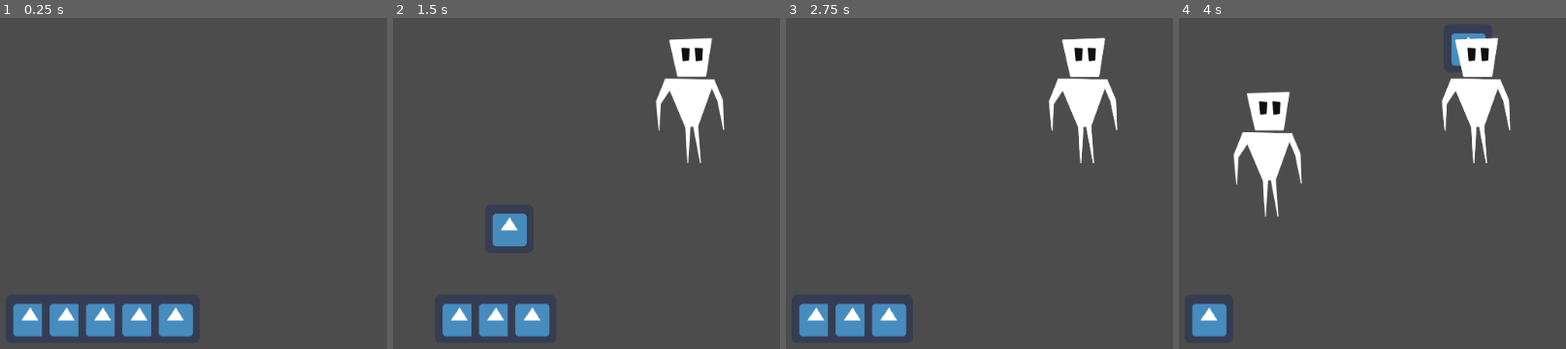
Above: before the commit, frames 1-4 (left to right).
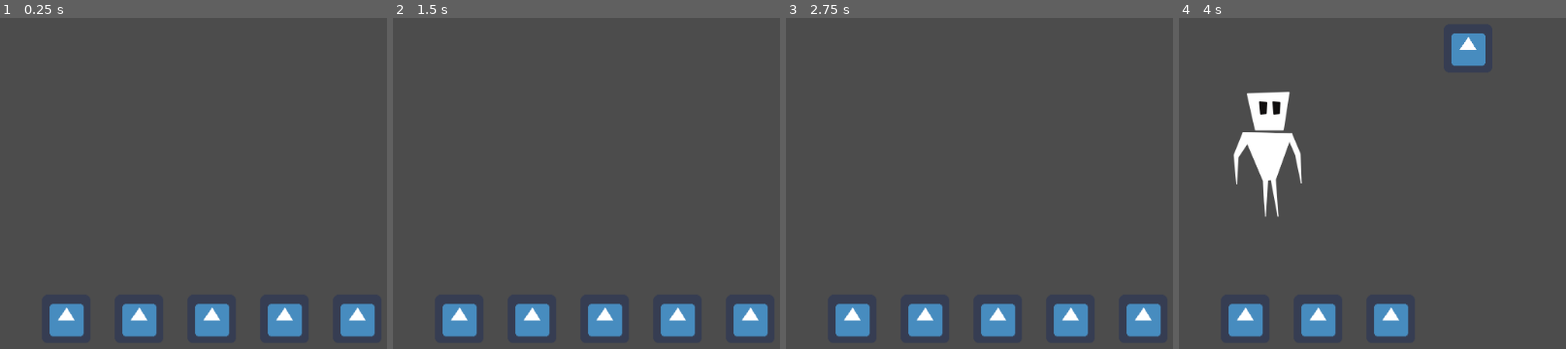
Above: after the commit, the same moments.

Repository: kneghtmare/godot-card-game
Game: Godot game, scene res://General/Game.tscn
The game is run twice, just before and just after one commit, with the same random seed, the same clock (stepped at 60 frames per second) and the same inputs. The engine's default icon, where the game draws it, is replaced by a stand-in: a white triangle on a blue panel in a dark square.
Inputs (mouse positions are in pixels of both pictures, inside the frame that each line leads up to):
- Up to frame 1 (0.25 s): no input
- Up to frame 2 (1.5 s): tap Enter at 0.5 s; drag from (423, 319) to (683, 47) at 0.52 s; drag from (423, 319) to (683, 47) at 1.27 s
- Up to frame 3 (2.75 s): move the mouse to (816, 319) at 2.02 s; click (816, 319) at 2.17 s
- Up to frame 4 (4 s): tap Space at 2.75 s; drag from (1244, 319) to (1260, 100) at 2.77 s; drag from (1244, 319) to (1469, 47) at 3.52 s

The runs differ from the first frame. In frame 1, 5.4% of the frame differs, in the area x 3-97%, y 86-97%; in frame 2, 7.4%; in frame 3, 8.3%, in the area x 3-97%, y 5-97%; in frame 4, 6.5%.

Commit message:
Style stuff

Diff:
--- a/General/CardSorter.gd
+++ b/General/CardSorter.gd
@@ -1,55 +1,40 @@
 class_name CardSorter
 extends Node2D
 
-signal updated_possible_positions
+export var unit: Vector2 = Vector2(16,0)
 
-export var unit := Vector2(16,0)
+var card_positions: Array = []
 
-var possible_positions := []
-var sort := true
+onready var children_array: Array = get_children()
+
 
 func _init() -> void:
 	Globals.cardSorter = self
 
 
-func _process(delta: float) -> void:
-	#sorts if sort is true
-	if sort:
-		#sort code
-		update_possible_positions()
-		yield(self, "updated_possible_positions")
-		sort_children()
-		sort = false
-
-	if not Globals.is_dragging_something and not is_sorted():
-		do_sort()
+func _ready() -> void:
+	sort()
 
 
-func update_possible_positions() -> void:
+func _process(delta: float) -> void:
+	if not is_sorted():
+		sort()
+
+
+func sort() -> void:
 	var current_position := global_position
 	var i = 0
 	while i < get_child_count():
 		current_position += unit
-		possible_positions.append(current_position)
+		get_child(i).global_position = current_position
+		card_positions.append(current_position)
 		i += 1
-
-	emit_signal("updated_possible_positions")
-
-
-func sort_children() -> void:
-	for i in get_children().size():
-		var child = get_child(i)
-		child.global_position = possible_positions[i]
-
-
-func do_sort() -> void:
-	sort = true
 
 
 func is_sorted() -> bool:
 	for i in get_children().size():
 		var child = get_child(i)
-		if child.global_position != possible_positions[i]:
+		if child.global_position != card_positions[i]:
 			return false
 
 	return true
--- a/General/DraggableCard.gd
+++ b/General/DraggableCard.gd
@@ -2,12 +2,16 @@
 extends Area2D
 
 export (String, FILE) var card_scene_path: String
+export var normal_scale: Vector2
+export var zoomed_scale: Vector2
 
-var play_area_entered := false
-var is_dragged := false
-var card := Card.new()
+var play_area_entered: bool = false
+var is_dragged: bool = false
+var card : Card = Card.new()
 
 onready var currentScene: Node = get_tree().current_scene
+onready var zoomTween: Tween = $ZoomTween
+
 
 func _ready() -> void:
 	card.scene = load(card_scene_path)
@@ -15,6 +19,8 @@
 	connect("input_event", self, "_on_input_event")
 	connect("area_entered", self, "_on_area_entered")
 	connect("area_exited", self, "_on_area_exited")
+	connect("mouse_entered", self, "_on_mouse_entered")
+	connect("mouse_exited", self, "_on_mouse_exited")
 
 
 func _process(delta: float) -> void:
@@ -23,6 +29,10 @@
 	else: # if the player stops dragging and the we are also in play area
 		if play_area_entered:
 			play()
+
+		if not get_parent() is CardSorter:
+			Globals.reparent(self, Globals.cardSorter)
+
 
 
 func play():
@@ -34,12 +44,17 @@
 
 func _on_input_event(viewport: Node, event: InputEvent, shape_idx: int) -> void:
 	if event is InputEventMouseButton:
+		#sets dragging to true
 		if event.pressed and not Globals.is_dragging_something:
 			is_dragged = true
 			Globals.is_dragging_something = true
+			#reparents to current scene
+			Globals.reparent(self, currentScene)
 		else:
 			is_dragged = false
 			Globals.is_dragging_something = false
+			#if we're not dragging this, and not play area entered
+			#if play_area_entered was true, play() would be called
 
 
 func _on_area_entered(area: Area2D) -> void:
@@ -50,3 +65,15 @@
 func _on_area_exited(area: Area2D) -> void:
 	if area.is_in_group("PlayArea"):
 		play_area_entered = false
+
+
+func _on_mouse_entered() -> void:
+	zoomTween.interpolate_property(self, "scale", scale, zoomed_scale,
+		0.5, Tween.TRANS_QUINT)
+	zoomTween.start()
+
+
+func _on_mouse_exited() -> void:
+	zoomTween.interpolate_property(self, "scale", scale, normal_scale,
+		0.5, Tween.TRANS_QUINT)
+	zoomTween.start()
--- a/General/DraggableCard.tscn
+++ b/General/DraggableCard.tscn
@@ -10,9 +10,13 @@
 position = Vector2( 13.4695, 0 )
 script = ExtResource( 1 )
 card_scene_path = "res://CardScenes/SwordGuy.tscn"
+normal_scale = Vector2( 1, 1 )
+zoomed_scale = Vector2( 1.5, 1.5 )
 
 [node name="Sprite" type="Sprite" parent="."]
 texture = ExtResource( 2 )
 
 [node name="CollisionShape2D" type="CollisionShape2D" parent="."]
 shape = SubResource( 1 )
+
+[node name="ZoomTween" type="Tween" parent="."]
--- a/General/Game.tscn
+++ b/General/Game.tscn
@@ -11,7 +11,7 @@
 [node name="CardSorter" type="Node2D" parent="."]
 position = Vector2( 90.0794, 497.449 )
 script = ExtResource( 2 )
-unit = Vector2( 48, 0 )
+unit = Vector2( 96, 0 )
 
 [node name="DraggableCard" parent="CardSorter" instance=ExtResource( 1 )]
 
--- a/General/Globals.gd
+++ b/General/Globals.gd
@@ -1,7 +1,16 @@
 extends Node
 
-var is_dragging_something := false
+var is_dragging_something: bool = false
 var cardSorter: CardSorter
+
 
 func _ready() -> void:
 	OS.center_window()
+
+
+func reparent(child: Node2D, new_parent: Node2D) -> void:
+	var old_parent = child.get_parent()
+	var old_position = child.global_position
+	old_parent.remove_child(child)
+	new_parent.add_child(child)
+	child.global_position = old_position
